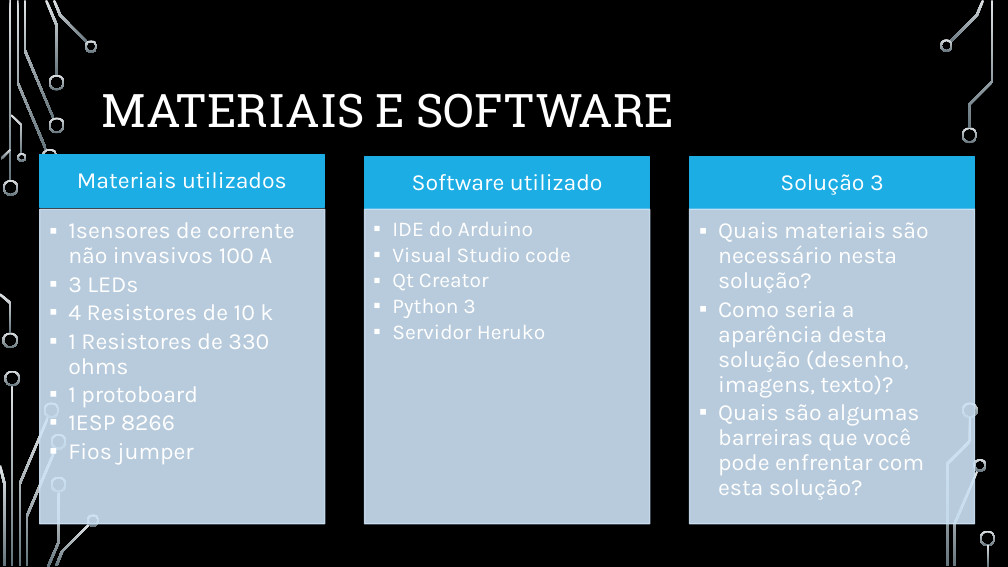
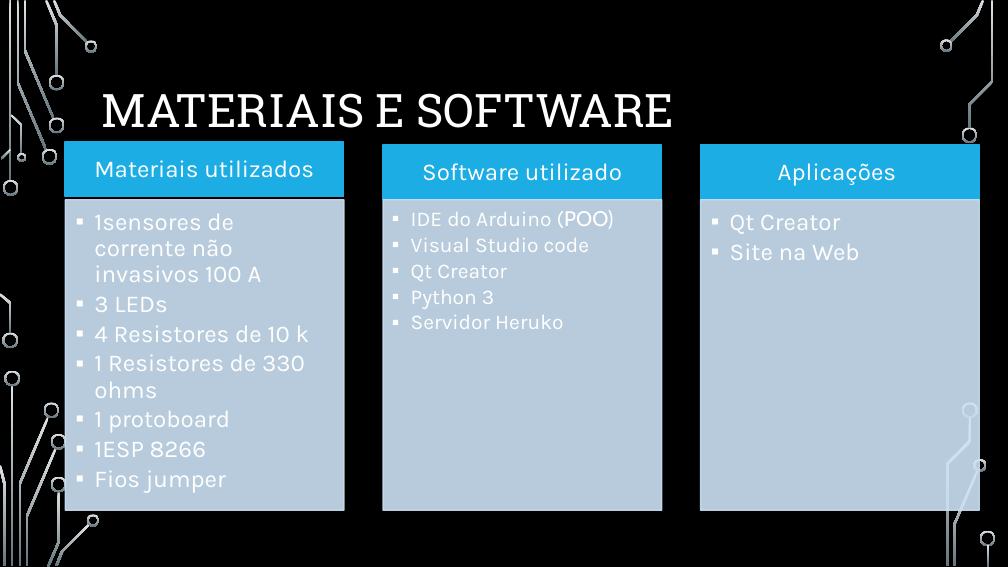
Before and after one commit to francinildo1990/final, a slide deck: slide 5 of Slides.pptx. Drawn at 1008x567 pixels with LibreOffice and Linux fonts; fonts in the diff are those of the drawing; background and template pictures are left out. Boxes give left, top, right and bottom in pixels: in the first picture for what was removed or moved away, otherwise in the second. Text is boxed around its words. In the diff, an @@ line names an element or a change of style, - is before the commit and + after.

Commit message:
slides

```diff
--- a/Slides.pptx
+++ b/Slides.pptx
@@ size 22 to 23 pt in 3 elements at [422, 163, 622, 181], [94, 214, 310, 492], [94, 160, 314, 178] @@
@@ text "Materiais utilizados": place and size @@
-text "Materiais utilizados" at [77, 172, 287, 189]
+text "Materiais utilizados" at [94, 160, 314, 178]
@@ rectangle: place and size @@
-rectangle at [39, 155, 324, 207]
+rectangle at [65, 142, 344, 197]
@@ text "Software utilizado": place and size @@
-text "Software utilizado" at [412, 174, 603, 191]
+text "Software utilizado" at [422, 163, 622, 181]
@@ rectangle: place and size @@
-rectangle at [364, 157, 650, 209]
+rectangle at [383, 145, 662, 200]
@@ rectangle: place and size @@
-rectangle at [690, 157, 975, 209]
+rectangle at [701, 145, 980, 200]
@@ text added at [778, 163, 896, 185], 23 pt, text #FFFFFF @@
+Aplicações
@@ text removed at [780, 174, 884, 195] @@
-Solução 3
@@ text "1sensores de corrente não invasivos ...": place and size @@
-text "1sensores de corrente não invasivos ..." at [68, 222, 294, 464]
+text "1sensores de corrente não invasivos ..." at [94, 214, 310, 492]
@@ rectangle: place and size @@
-rectangle at [40, 209, 325, 524]
+rectangle at [66, 200, 345, 510]
@@ text "IDE do Arduino (POO)": place and size @@
-text "IDE do Arduino (POO)" at [392, 222, 571, 339]
+text "IDE do Arduino (POO)" at [411, 210, 614, 329]
@@ rectangle: place and size @@
-rectangle at [364, 209, 650, 524]
+rectangle at [383, 200, 662, 510]
@@ rectangle: place and size @@
-rectangle at [690, 209, 975, 524]
+rectangle at [701, 200, 980, 510]
@@ text at [411, 210, 614, 229]: text changed @@
-  ▪ IDE do Arduino
+  ▪ IDE do Arduino (POO)
@@ text removed at [718, 222, 928, 500] @@
-  ▪ Quais materiais são necessário nesta solução?
-  ▪ Como seria a aparência desta solução (desenho, imagens, texto)?
-  ▪ Quais são algumas barreiras que você pode enfrentar com esta solução?
@@ text added at [730, 215, 860, 260], 23 pt, text #FFFFFF @@
+  ▪ Qt Creator
+  ▪ Site na Web
```
Also in this commit, not shown: 4 other slides changed.
